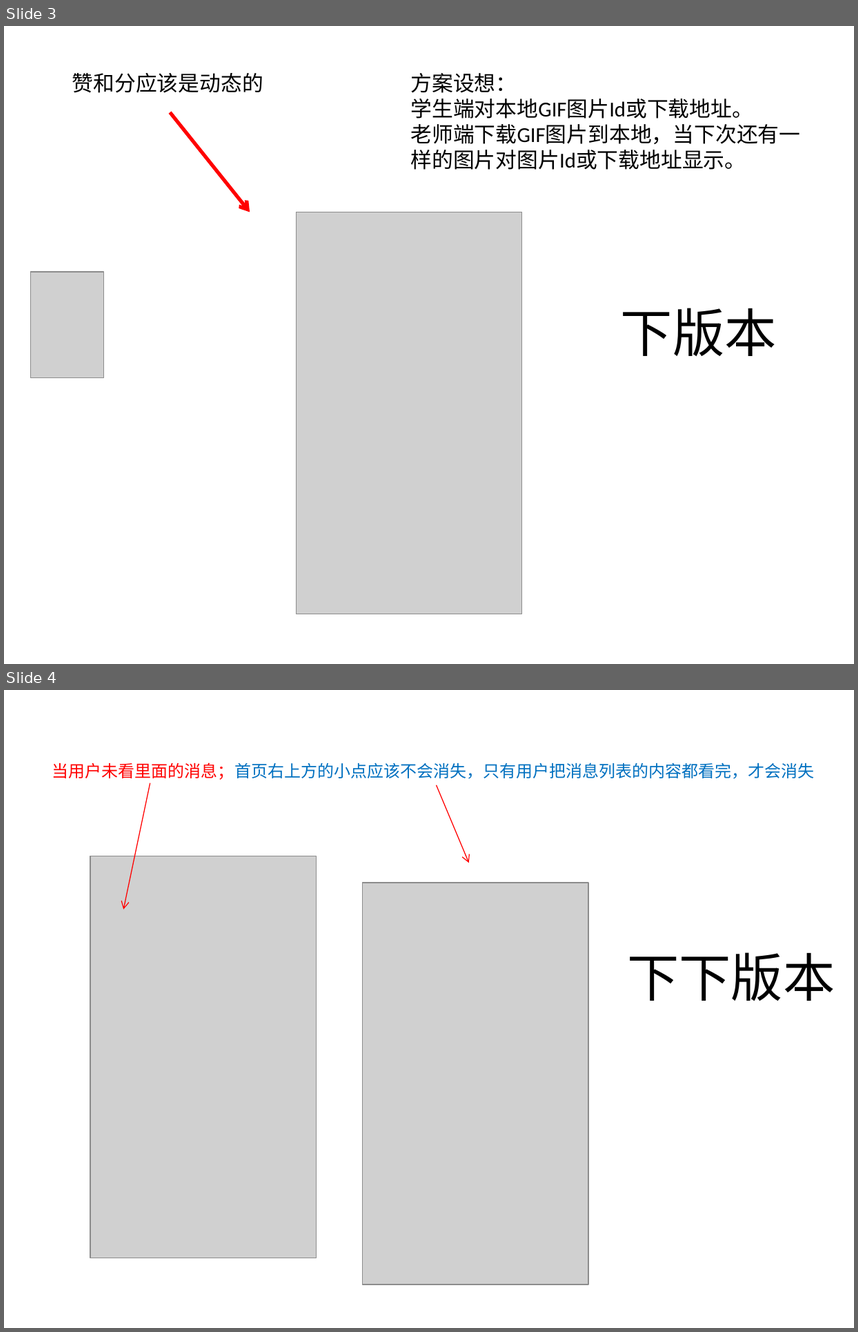
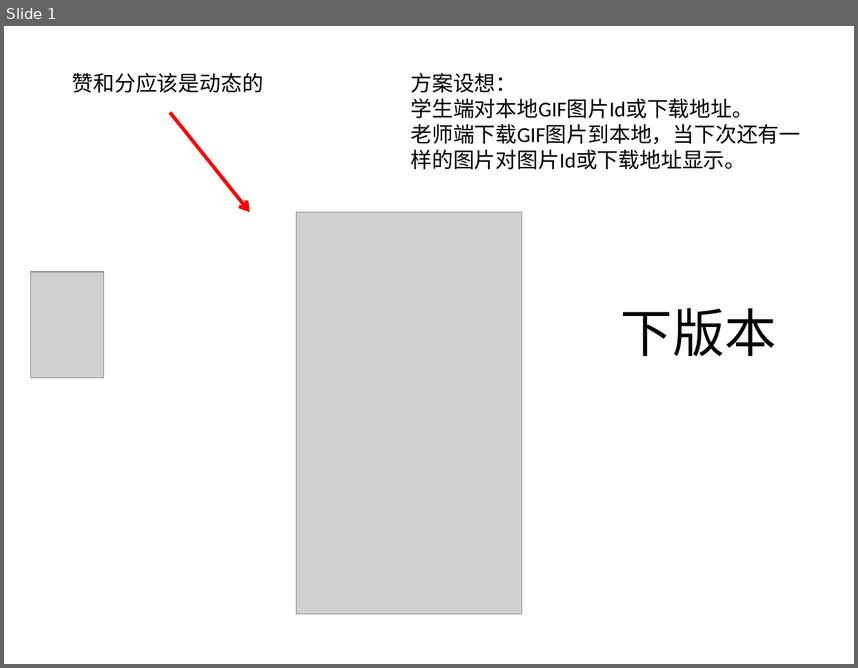
Before and after one commit to Nodeer/shike_new, a slide deck: Shike/doc/2014-11-12-小版本升级-01.pptx. Shown one above the other, each under a label of ours: slides 3 and 4 before the commit, slide 1 after it. The pictures are 858x1332 and 858x668 pixels, drawn with LibreOffice and Linux fonts; fonts in the diff are those of the drawing; grey boxes stand for pictures. Boxes give left, top, right and bottom in pixels: in the first picture for what was removed or moved away, otherwise in the second. Text is boxed around its words. In the diff, an @@ line names an element or a change of style, - is before the commit and + after.

Commit message:
完成修改内容.

```diff
--- a/Shike/doc/2014-11-12-小版本升级-01.pptx
+++ b/Shike/doc/2014-11-12-小版本升级-01.pptx
@@ slide 4 removed at (x1=4, y1=690, x2=854, y2=1328), background #FFFFFF @@
@@ text removed at (x1=52, y1=762, x2=814, y2=780) @@
-当用户未看里面的消息；首页右上方的小点应该不会消失，只有用户把消息列表的内容都看完，才会消失
@@ arrow removed from (150, 782) to (124, 909) @@
@@ arrow removed from (437, 785) to (469, 862) @@
@@ picture removed at (x1=91, y1=856, x2=317, y2=1257) @@
@@ picture removed at (x1=363, y1=883, x2=589, y2=1284) @@
@@ text removed at (x1=627, y1=952, x2=835, y2=1000) @@
-下下版本
@@ what was slide 3 is now slide 1 @@
```
Also in this commit, not shown: 6 other slides removed, 18 other files.
